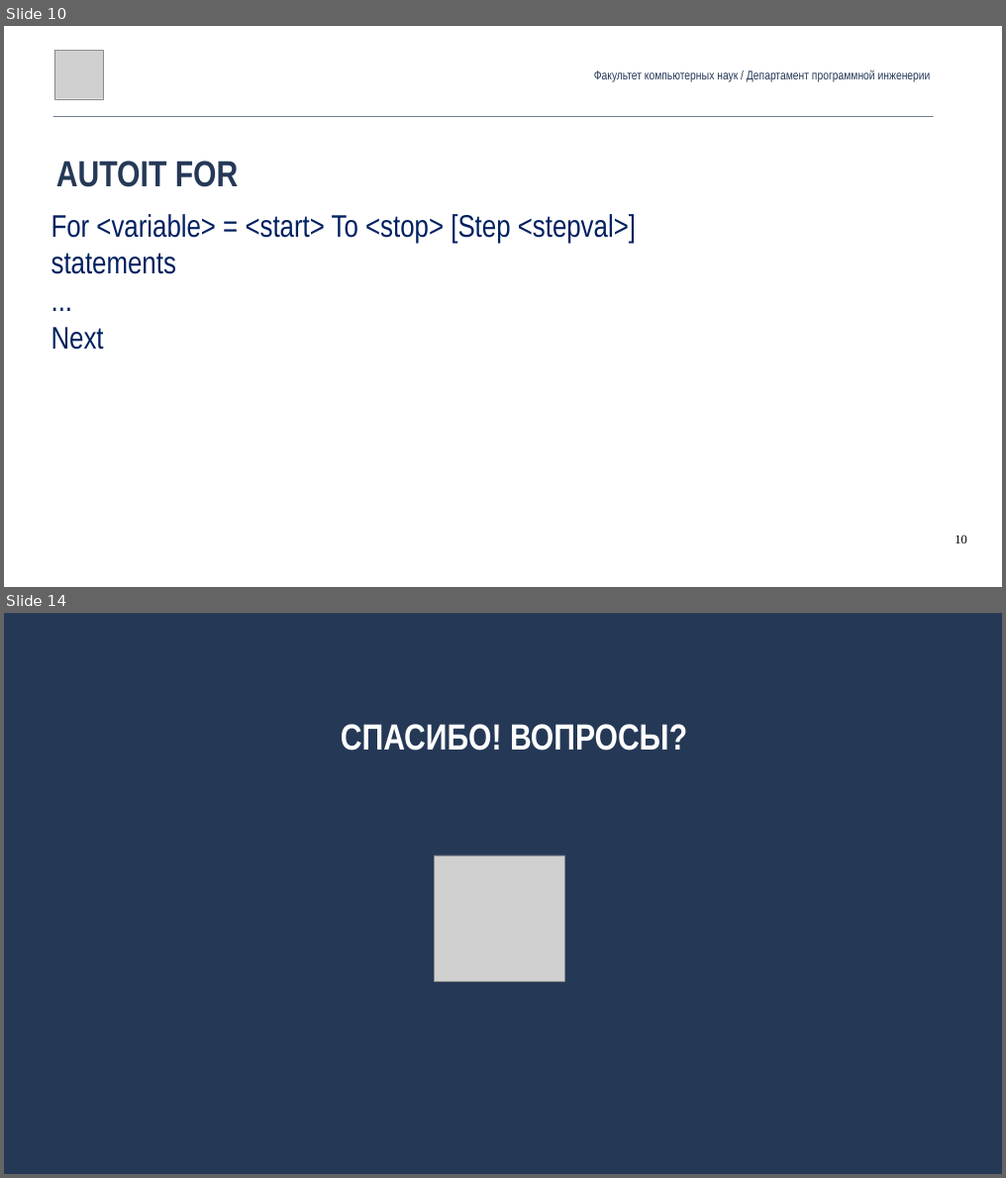
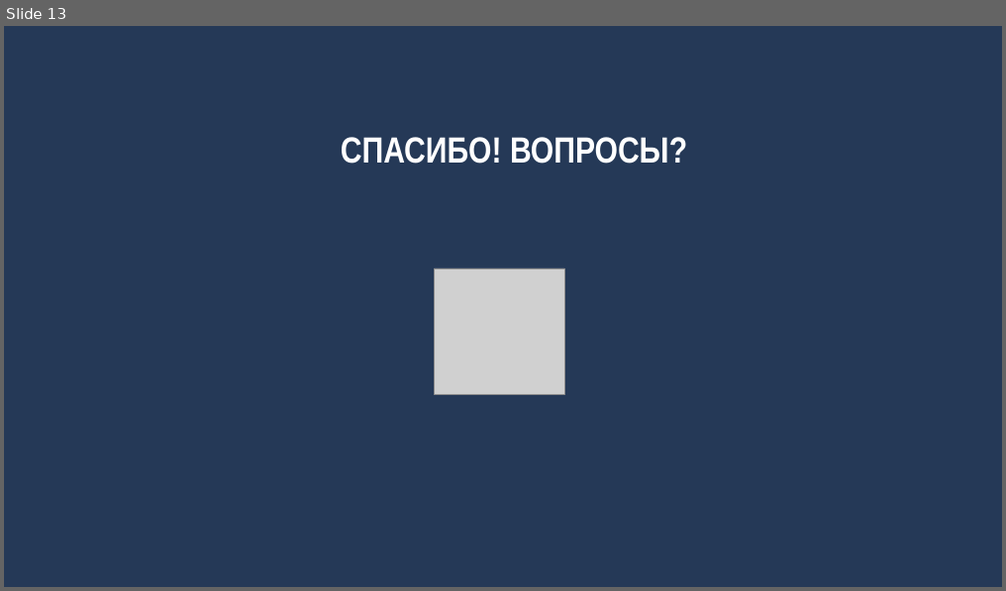
Before and after one commit to andrewt0301/qa-testing-course, a slide deck: seminars/seminar09/Seminar09.pptx. Shown one above the other, each under a label of ours: slides 10 and 14 before the commit, slide 13 after it; the slides between them are not shown. The pictures are 1006x1178 and 1006x591 pixels, drawn with LibreOffice and Linux fonts; fonts in the diff are those of the drawing; grey boxes stand for pictures. Boxes give left, top, right and bottom in pixels: in the first picture for what was removed or moved away, otherwise in the second. Text is boxed around its words. In the diff, an @@ line names an element or a change of style, - is before the commit and + after.

```diff
--- a/seminars/seminar09/Seminar09.pptx
+++ b/seminars/seminar09/Seminar09.pptx
@@ slide 10 removed at [4,26,1002,587], background #FFFFFF @@
@@ picture removed at [54,50,103,99] @@
@@ text removed at [594,70,931,82] @@
-Факультет компьютерных наук / Департамент программной инженерии
@@ line removed from (54, 116) to (933, 116) @@
@@ text removed at [56,161,239,187] @@
-AUTOIT FOR
@@ text removed at [52,214,636,350] @@
-For <variable> = <start> To <stop> [Step <stepval>]
-statements
-...
-Next
@@ page number removed at [954,535,967,544] @@
-10
@@ what was slide 14 is now slide 13 @@
```
Also in this commit, not shown: 7 slides changed, 5 slides added, 5 other slides removed, 1 other file.
